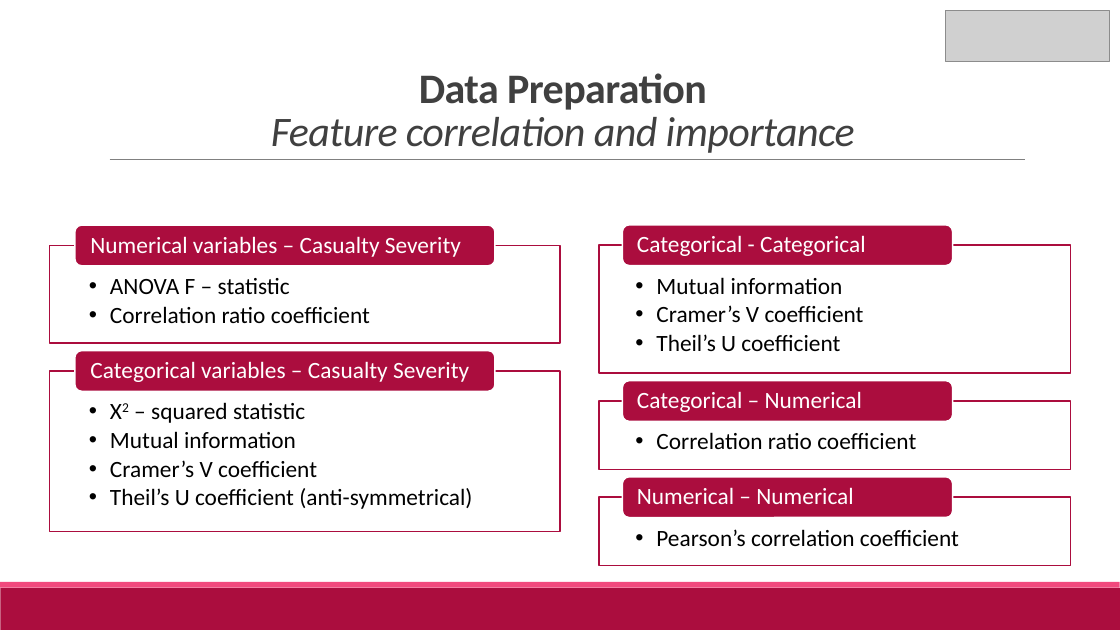
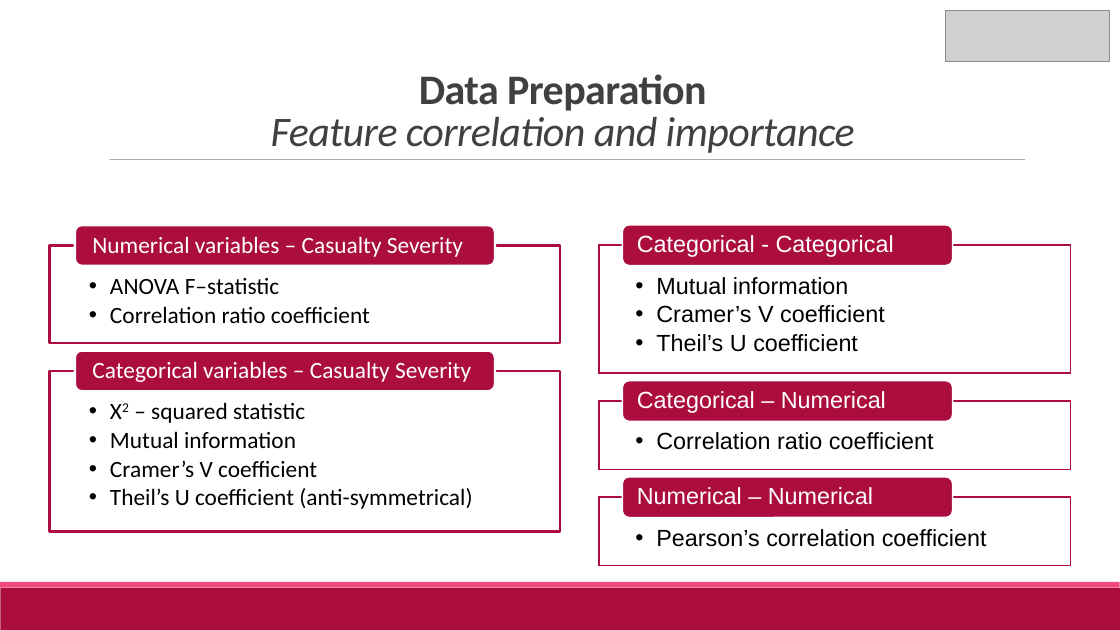
Before and after one commit to ale66/traffic-accident-gravity-predictor, a slide deck: slide 8 of presentation/eann2022_presentation.pptx. Drawn at 1120x630 pixels with LibreOffice and Linux fonts; fonts in the diff are those of the drawing; grey boxes stand for pictures. Boxes give left, top, right and bottom in pixels: in the first picture for what was removed or moved away, otherwise in the second. Text is boxed around its words. In the diff, an @@ line names an element or a change of style, - is before the commit and + after.

```diff
--- a/presentation/eann2022_presentation.pptx
+++ b/presentation/eann2022_presentation.pptx
@@ rounded rectangle "Numerical variables – Casualty Severity": place and size @@
-rounded rectangle "Numerical variables – Casualty Severity" at [90,236,461,257]
+rounded rectangle "Numerical variables – Casualty Severity" at [75,225,495,266]
@@ rounded rectangle "Numerical variables – Casualty Severity" at [75,225,495,266]: fill none to #AB0D3E; outline none to #FFFFFF 2 pt @@
@@ rectangle "ANOVA F–statistic": place and size @@
-rectangle "ANOVA F–statistic" at [110,278,370,323]
+rectangle "ANOVA F–statistic" at [50,245,560,343]
@@ rectangle "ANOVA F–statistic" at [50,245,560,343]: fill none to #FFFFFF at 90% opacity; outline none to #AB0D3E 2 pt @@
@@ text in rectangle at [110,278,280,294]: text changed @@
-  • ANOVA F – statistic
+  • ANOVA F–statistic
@@ rounded rectangle "Categorical variables – Casualty Severity" at [75,350,495,391]: fill none to #AB0D3E; outline none to #FFFFFF 2 pt @@
@@ rounded rectangle "Categorical variables – Casualty Severity": place and size @@
-rounded rectangle "Categorical variables – Casualty Severity" at [90,361,469,382]
+rounded rectangle "Categorical variables – Casualty Severity" at [75,350,495,391]
@@ group removed at [50,225,560,532]: 2 rectangles, 2 rounded rectangles @@
@@ rectangle "X2 – squared statistic": place and size @@
-rectangle "X2 – squared statistic" at [110,402,472,509]
+rectangle "X2 – squared statistic" at [50,371,560,532]
@@ rectangle "X2 – squared statistic" at [50,371,560,532]: fill none to #FFFFFF at 90% opacity; outline none to #AB0D3E 2 pt @@
@@ font Calibri to Arial in 6 elements at [656,277,885,352], [637,235,894,257], [656,432,934,450], [637,391,886,413], [656,529,987,547], [637,487,873,505] @@
```
Also in this commit, not shown: 22 other slides changed.
